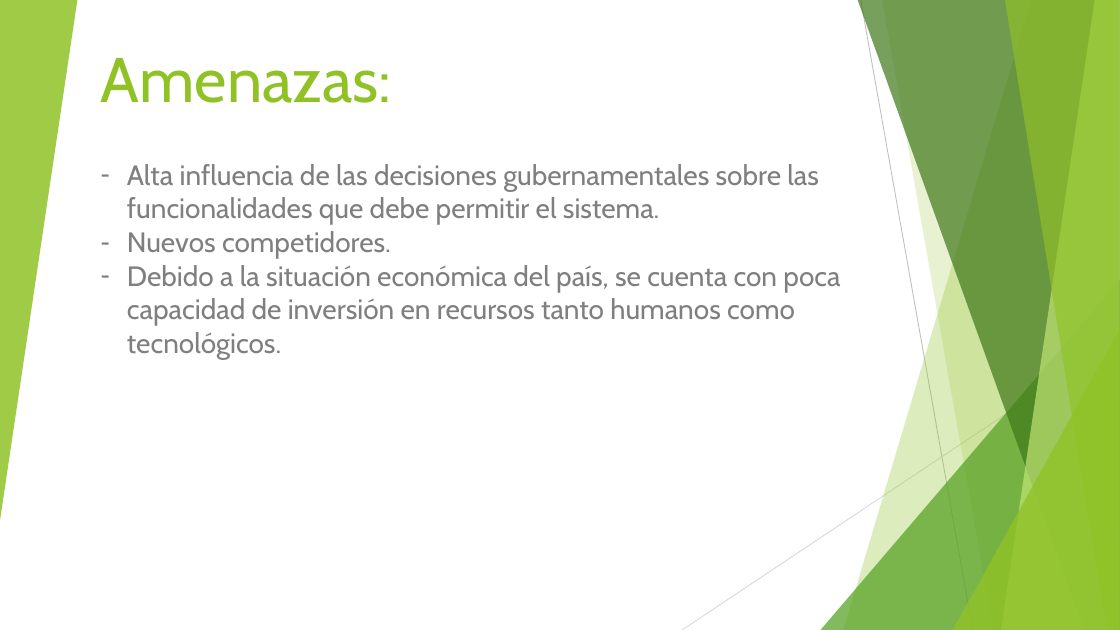
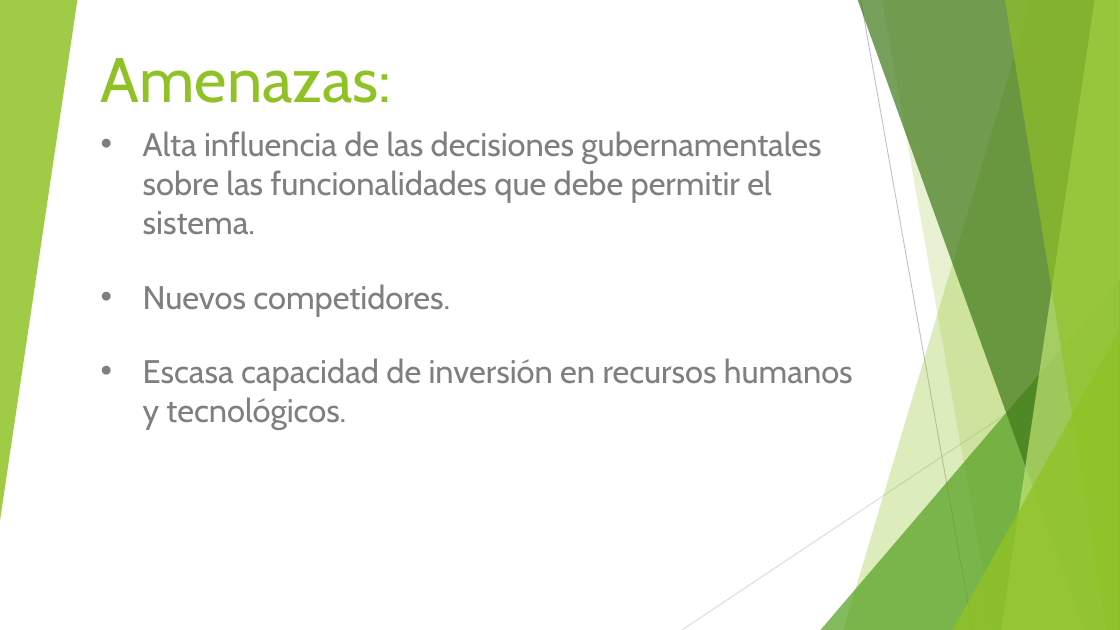
Before and after one commit to mariela21180/institucional-cfp, a slide deck: slide 22 of - Presentacion/Filminas.pps. Drawn at 1120x630 pixels with LibreOffice and Linux fonts; fonts in the diff are those of the drawing. Boxes give left, top, right and bottom in pixels: in the first picture for what was removed or moved away, otherwise in the second. Text is boxed around its words. In the diff, an @@ line names an element or a change of style, - is before the commit and + after.

```diff
--- a/- Presentacion/Filminas.pps
+++ b/- Presentacion/Filminas.pps
@@ text at bbox=[143, 131, 821, 317]: size 24 to 28 pt in "Alta influencia de las decisiones gubernamentales sobre ...", "Nuevos competidores."; bullet - to •; more space between paragraphs @@
@@ text at bbox=[143, 358, 853, 430]: text changed; size 24 to 28 pt @@
-– Debido a la situación económica del país, se cuenta con poca capacidad de inversión en recursos tanto humanos como tecnológicos.
+• Escasa capacidad de inversión en recursos humanos y tecnológicos.
```
Also in this commit, not shown: 6 other slides changed, 1 slide added, 1 slide removed, 1 other file.
